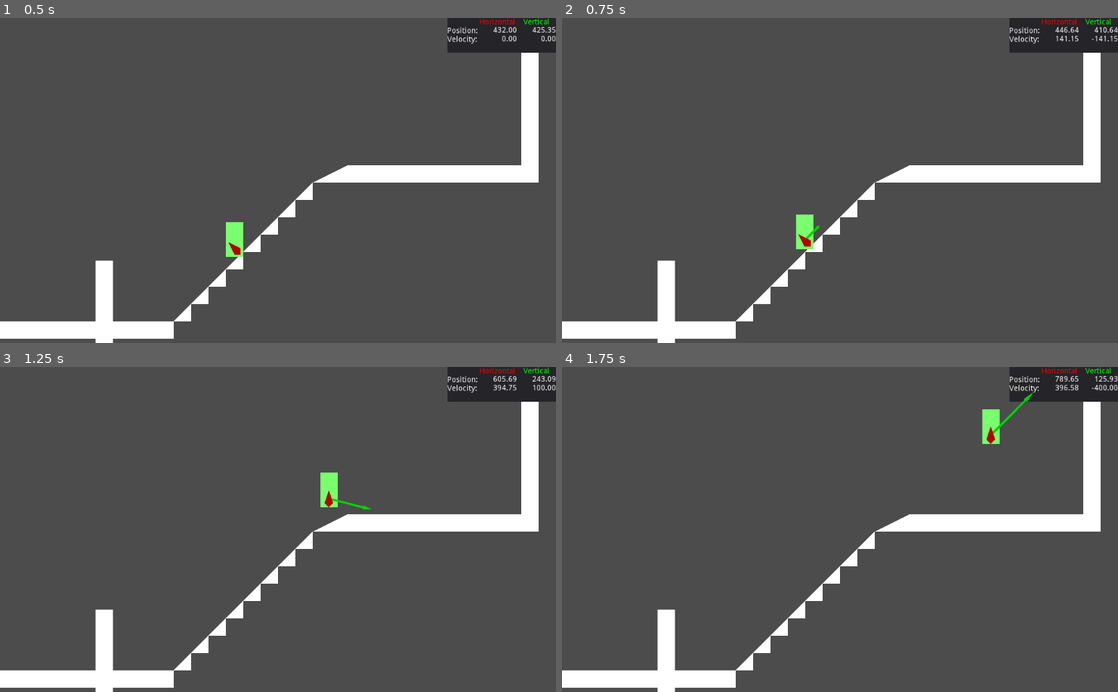
Above: before the commit, frames 1-4 (two rows, left to right).
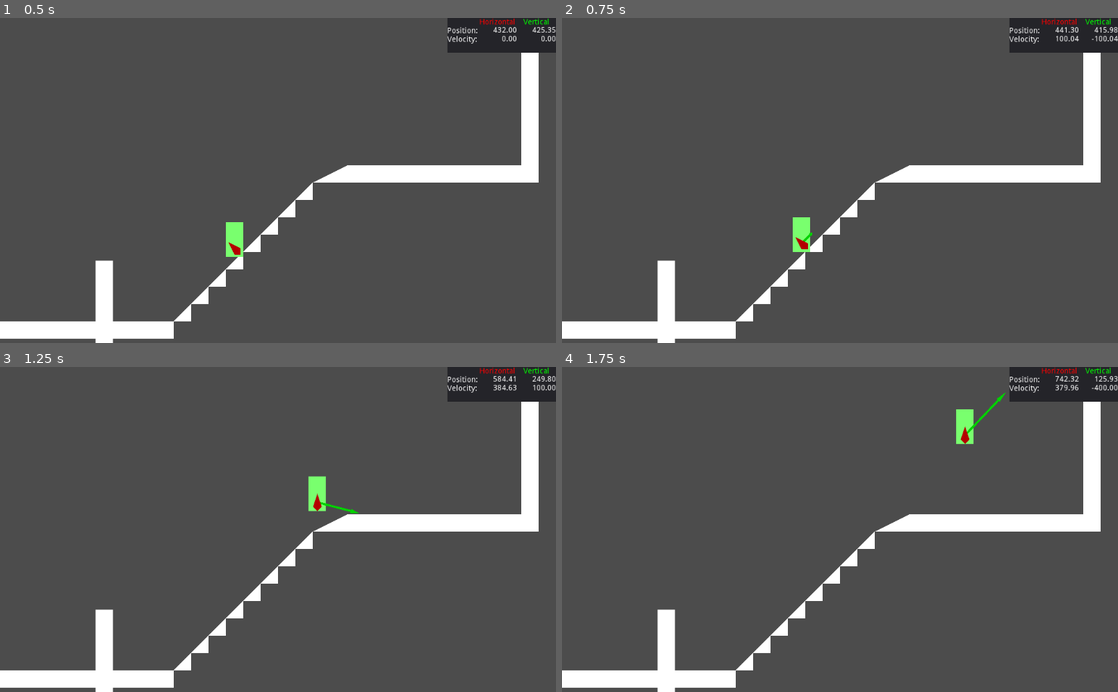
Above: after the commit, the same moments.

Repository: PixelLoaf/Project-Novae
Game: Godot game, scene res://TestLevel.tscn
The game is run twice, just before and just after one commit, with the same random seed, the same clock (stepped at 60 frames per second) and the same inputs.
Inputs:
- Up to frame 1 (0.5 s): no input
- Up to frame 2 (0.75 s): tap Enter at 0.5 s; hold Right (right) from 0.53 s (still down)
- Up to frame 3 (1.25 s): keep holding Right (right); tap Space (jump) at 0.77 s
- Up to frame 4 (1.75 s): keep holding Right (right); tap Space (jump) at 1.52 s

Frame 1 is identical in both runs. In frame 2, 0.4% of the frame differs, in the area x 41-100%, y 2-73%; in frame 3, 0.7%; in frame 4, 0.9%, in the area x 70-93%, y 2-24%.

Commit message:
Improved momentum/inertia code

Diff:
--- a/files/Object/Player/Player.gd
+++ b/files/Object/Player/Player.gd
@@ -12,6 +12,8 @@
 const CHAR_INERT_STOP_SPEED = 160
 # If the player is moving, stop the player if they are moving slower than this
 const CHAR_MOVING_STOP_SPEED = 5
+# Momentum and inertia hinge around this
+const CHAR_SLIPPERINESS = 10
 
 # Maximum movement speed for the player
 export var char_speed_max = 400
@@ -102,5 +104,6 @@
 		print("NEW FLOOR")
 	# Change the player's horizontal movement according to the player's input
 	veloc_h = char_get_motion_horizontal(char_get_normal())
-	veloc_h = lerp(veloc_h, target_speed, pow(delta, 1.0/2.0))
+	#veloc_h = lerp(veloc_h, target_speed, pow(delta, 1.0/2.0))
+	veloc_h += (target_speed - veloc_h) / CHAR_SLIPPERINESS
 	char_set_motion_horizontal(char_get_normal(), veloc_h)
